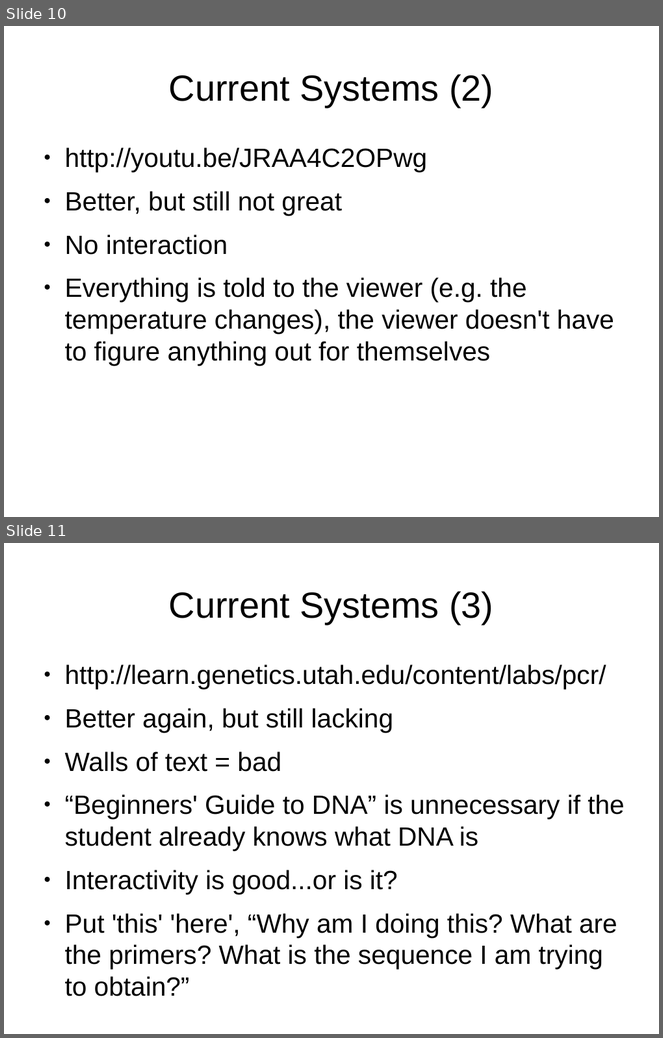
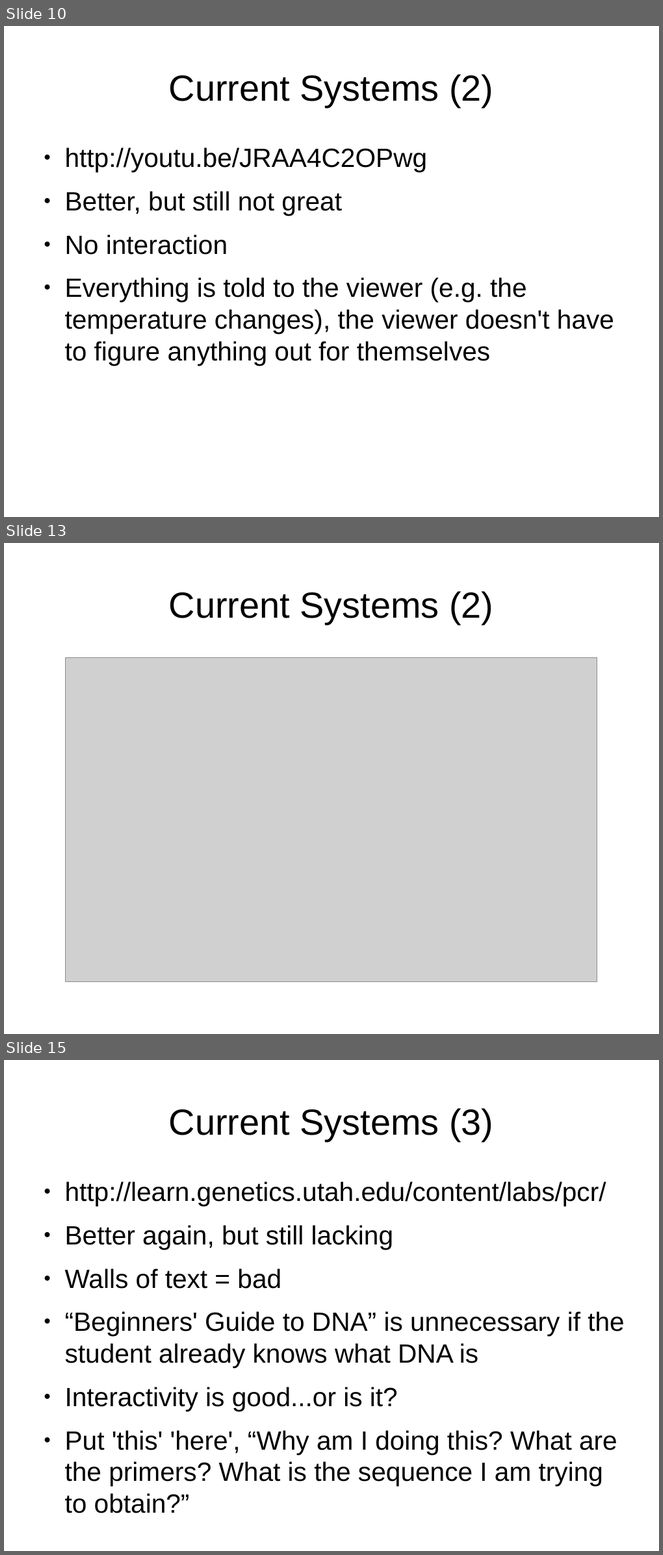
Before and after one commit to Dan-McElroy/Team-Project--Q, a slide deck: docs/progressPresentation/draft.odp. Shown one above the other, each under a label of ours: slides 10 and 11 before the commit, slides 10, 13 and 15 after it; the slides between them are not shown. The pictures are 663x1038 and 663x1555 pixels, drawn with LibreOffice and Linux fonts; fonts in the diff are those of the drawing; grey boxes stand for pictures. Boxes give left, top, right and bottom in pixels: in the first picture for what was removed or moved away, otherwise in the second. Text is boxed around its words. In the diff, an @@ line names an element or a change of style, - is before the commit and + after.

```diff
--- a/docs/progressPresentation/draft.odp
+++ b/docs/progressPresentation/draft.odp
@@ slide 13 added at (4,543,659,1034), background #FFFFFF @@
@@ title added at (169,591,493,624), 44 pt, text #000000 @@
+Current Systems (2)
@@ picture added at (66,658,598,982) @@
@@ what was slide 11 is now slide 15 @@
```
Also in this commit, not shown: 2 slides changed, 11 other slides added, 1 slide removed, 12 other files.
